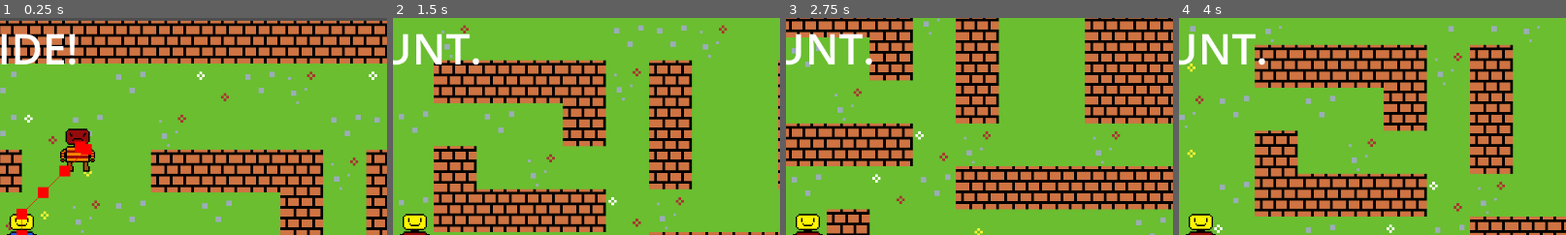
Above: before the commit, frames 1-4 (left to right).
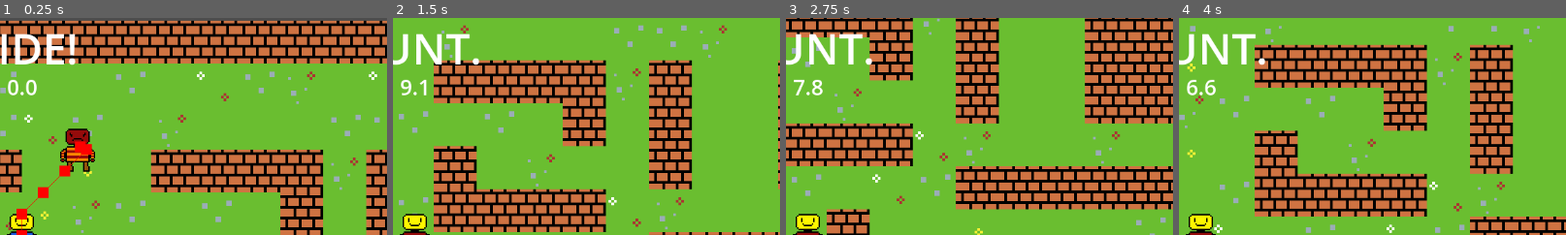
Above: after the commit, the same moments.

Repository: LegoMaster7001/fargo-game-jam-2025
Game: Godot game, scene res://Scenes/Game.tscn
The game is run twice, just before and just after one commit, with the same random seed, the same clock (stepped at 60 frames per second) and the same inputs.
Inputs:
- Up to frame 1 (0.25 s): no input
- Up to frame 2 (1.5 s): hold Right (ui_right) 0.53-1.28 s; hold Space (call_groundies) 0.53-1.28 s; hold Down (ui_down) from 1.28 s (still down); tap E at 1.35 s
- Up to frame 3 (2.75 s): tap Enter at 2 s; release Down (ui_down) at 2.03 s; hold Right (ui_right) from 2.03 s (still down); hold Space (call_groundies) from 2.03 s (still down)
- Up to frame 4 (4 s): release Right (ui_right) at 2.78 s; release Space (call_groundies) at 2.78 s; hold Up (ui_up) 2.78-3.53 s; tap E at 2.85 s; tap Space (call_groundies) at 3.5 s; hold Left (ui_left) from 3.53 s (still down); hold Space (call_groundies) from 3.53 s (still down)
The pictures show only the part of the screen within x 47-97%, y 0-50%; the shares and areas given below are measured in that part.

The runs differ from the first frame. In frame 1, 0.3% of the frame differs, in the area x 2-10%, y 28-36%; in frame 2, 0.2%; in frame 3, 0.3%; in frame 4, 0.3%.

Commit message:
add time limit for hunting & corresponding hud element

Diff:
--- a/Scenes/hud.tscn
+++ b/Scenes/hud.tscn
@@ -1,11 +1,14 @@
-[gd_scene load_steps=3 format=3 uid="uid://8045sgtb8mph"]
+[gd_scene load_steps=4 format=3 uid="uid://8045sgtb8mph"]
 
 [ext_resource type="Script" uid="uid://cjml38bf5i315" path="res://Scripts/hud.gd" id="1_e0onf"]
 
 [sub_resource type="LabelSettings" id="LabelSettings_3gfia"]
 font_size = 64
 
-[node name="HUD" type="Control" node_paths=PackedStringArray("role_label")]
+[sub_resource type="LabelSettings" id="LabelSettings_e0onf"]
+font_size = 32
+
+[node name="HUD" type="Control" node_paths=PackedStringArray("role_label", "time_label")]
 layout_mode = 3
 anchors_preset = 15
 anchor_right = 1.0
@@ -14,6 +17,7 @@
 grow_vertical = 2
 script = ExtResource("1_e0onf")
 role_label = NodePath("RoleLabel")
+time_label = NodePath("TimeLabel")
 
 [node name="RoleLabel" type="Label" parent="."]
 layout_mode = 1
@@ -27,3 +31,17 @@
 text = "RUN"
 label_settings = SubResource("LabelSettings_3gfia")
 horizontal_alignment = 1
+
+[node name="TimeLabel" type="Label" parent="."]
+layout_mode = 1
+anchors_preset = 5
+anchor_left = 0.5
+anchor_right = 0.5
+offset_left = -20.0
+offset_top = 80.0
+offset_right = 20.0
+offset_bottom = 103.0
+grow_horizontal = 2
+text = "0.0"
+label_settings = SubResource("LabelSettings_e0onf")
+horizontal_alignment = 1
--- a/Scripts/Global.gd
+++ b/Scripts/Global.gd
@@ -1,13 +1,26 @@
 extends Node2D
+
+const CHASE_DURATION := 10
 
 signal role_changed(hunted: bool)
 
 var hunted = false
-
 # "alias" for !hunted
 var hunting: bool :
 	get(): return !hunted
 
+var chase_timer := Timer.new()
+
+func _ready() -> void:
+	chase_timer.wait_time = CHASE_DURATION
+	chase_timer.timeout.connect(_on_timeout)
+	add_child(chase_timer)
+
 func flip_role():
 	Global.hunted = !Global.hunted
 	Global.role_changed.emit(Global.hunted)
+	chase_timer.start()
+
+func _on_timeout() -> void:
+	# TODO: deduct a point
+	Global.flip_role()
--- a/Scripts/hud.gd
+++ b/Scripts/hud.gd
@@ -1,12 +1,18 @@
 class_name HUD
 extends Control
 
+const TIME_FORMAT = "%.1f"
+
 @export var role_label: Label
+@export var time_label: Label
 
 func _ready() -> void:
 	_on_role_changed(Global.hunted)
 	Global.role_changed.connect(_on_role_changed)
 
+func _physics_process(delta: float) -> void:
+	time_label.text = TIME_FORMAT % [Global.chase_timer.time_left]
+
 func _on_role_changed(hunted: bool) -> void:
 	# note this is the enemy's role
 	var text = "HUNT." if hunted else "HIDE!"
Not shown: 1 places in Scenes/Game.tscn that only renumber resources
